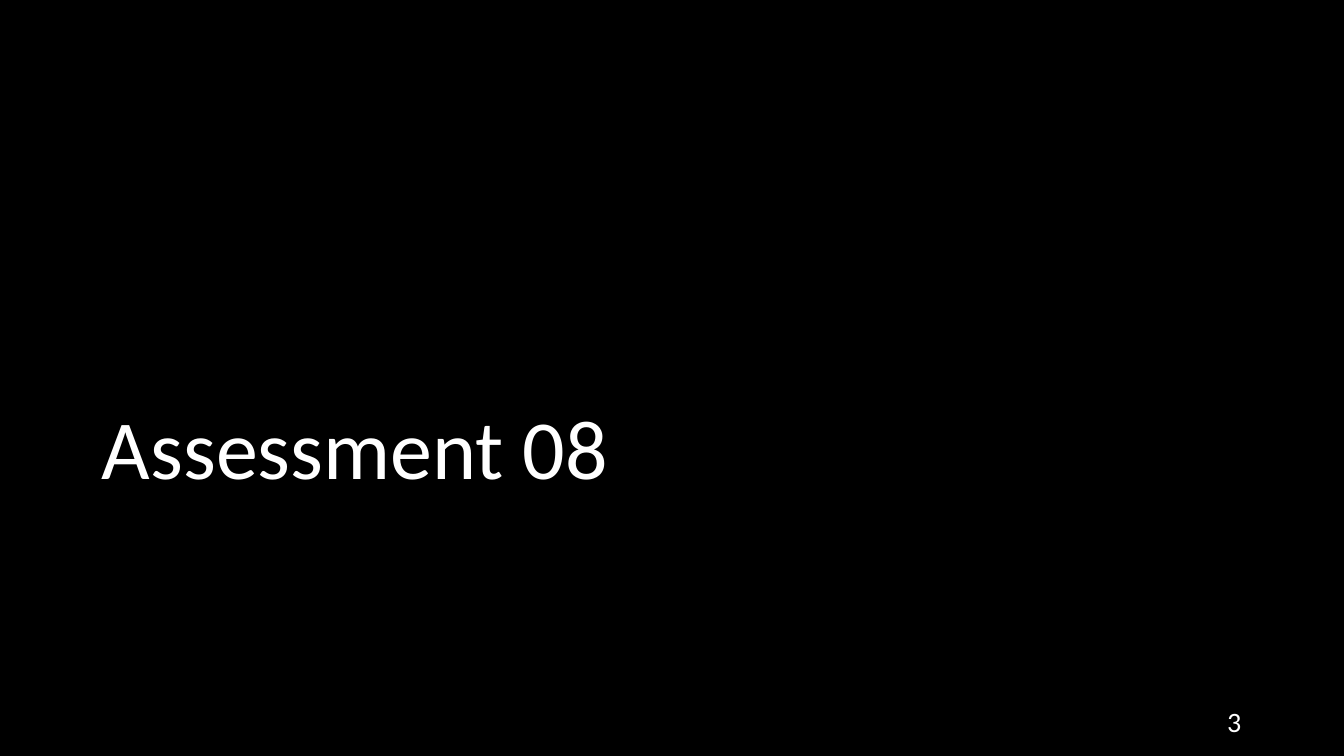
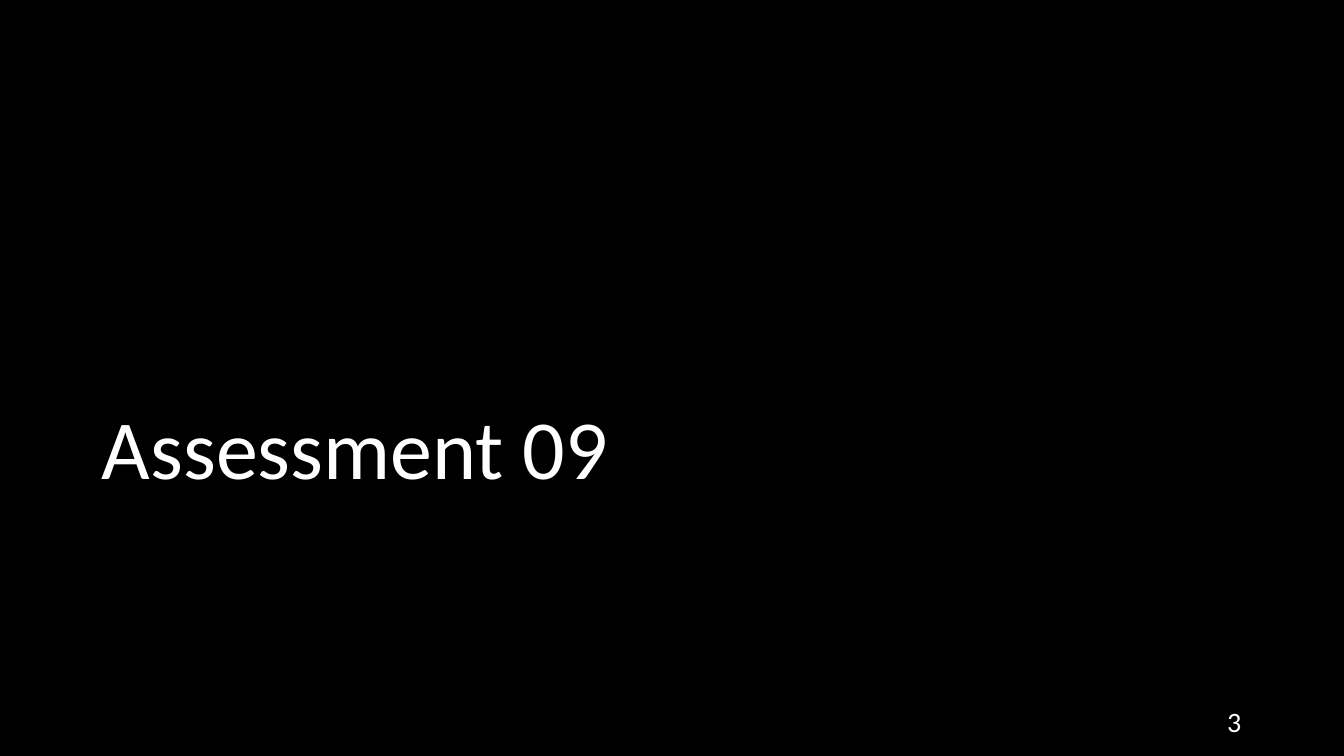
Before and after one commit to NYU-CSO/nyu-cso.github.io, a slide deck: slide 3 of rec-notes/r10.pptx. Drawn at 1344x756 pixels with LibreOffice and Linux fonts; fonts in the diff are those of the drawing. Boxes give left, top, right and bottom in pixels: in the first picture for what was removed or moved away, otherwise in the second. Text is boxed around its words. In the diff, an @@ line names an element or a change of style, - is before the commit and + after.

```diff
--- a/rec-notes/r10.pptx
+++ b/rec-notes/r10.pptx
@@ title at bbox=[102, 424, 608, 480]: text changed @@
-Assessment 08
+Assessment 09
```
Also in this commit, not shown: 2 other slides changed, 47 slides added, 24 slides removed, 1 other file.
